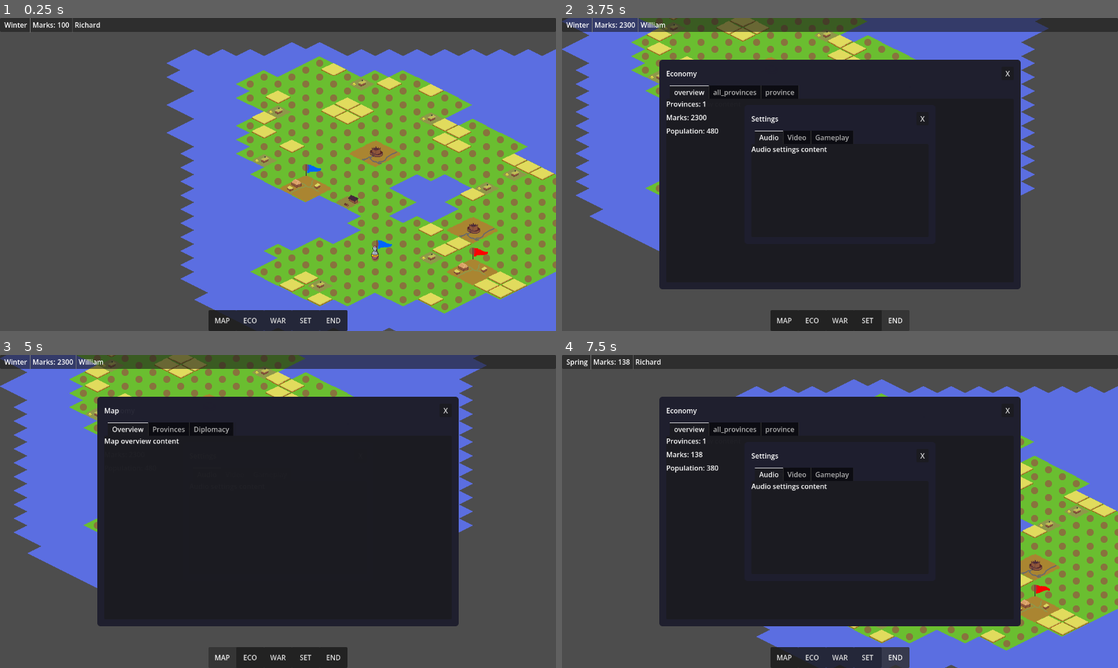
Above: before the commit, frames 1-4 (two rows, left to right).
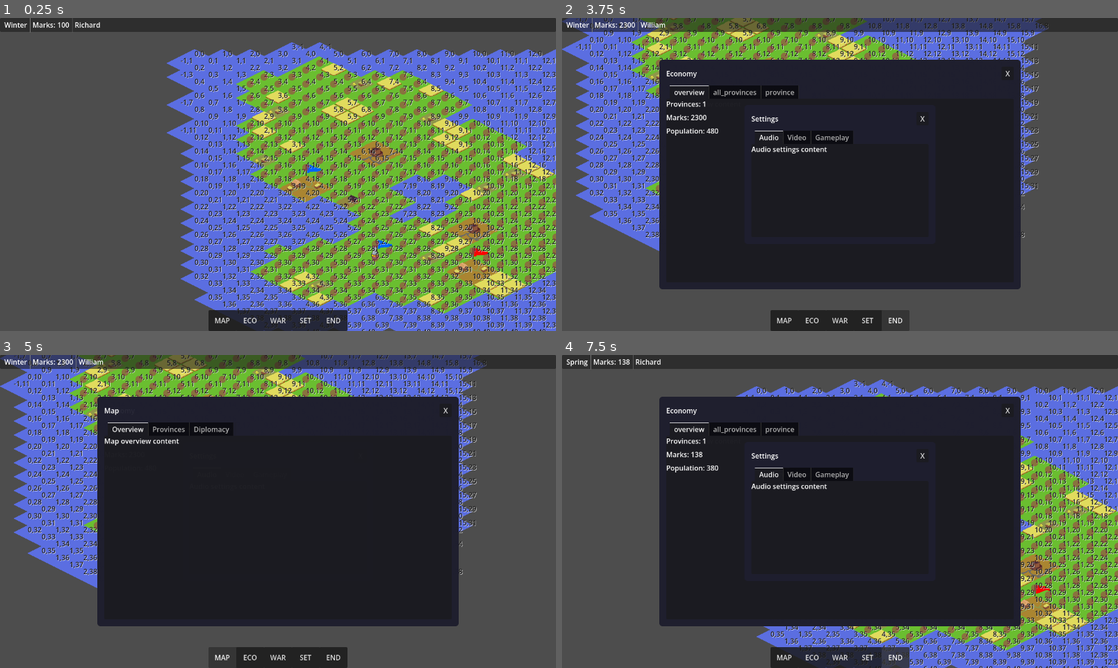
Above: after the commit, the same moments.

Repository: Charckle/strategemata_medieval
Game: Godot game, scene res://maps/overworld/test_maps/test_map_01/test_map_01.tscn
Same seed, same stepped clock (60 frames per second), same inputs: the game is played once before the commit and once after it. This scene is started directly instead of the project's main scene.
Inputs:
- Up to frame 1 (0.25 s): no input
- Up to frame 2 (3.75 s): click "MAP" at 0.5 s; click "ECO" at 1.25 s; click "WAR" at 2 s; click "SET" at 2.75 s; click "END" at 3.5 s
- Up to frame 3 (5 s): click "MAP" at 4.25 s
- Up to frame 4 (7.5 s): click "ECO" at 5 s; click "WAR" at 5.75 s; click "SET" at 6.5 s; click "END" at 7.25 s

The runs differ from the first frame. In frame 1, 15% of the frame differs, in the area x 32-100%, y 8-100%; in frame 2, 4.6%; in frame 3, 4.6%; in frame 4, 6.2%.

Commit message:
added moving armies

Diff:
--- a/maps/overworld/o_base_map/pathfinding.gd
+++ b/maps/overworld/o_base_map/pathfinding.gd
@@ -9,9 +9,12 @@
 var walkable_cells: Dictionary = {}
 var cell_to_point_id: Dictionary = {}
 var point_id_to_cell: Dictionary = {}
+var blocked_cell_to_object: Dictionary = {}   # Vector2i -> Node
+var object_to_footprint: Dictionary = {}      # Node -> Array[Vector2i]
 var map_layer: TileMapLayer
 var selected_army: Node2D = null
 var path_target_cell: Vector2i = Vector2i(0x7FFFFFFF, 0x7FFFFFFF)  # invalid sentinel
+var path_target_building: Node = null
 var current_path: Array[Vector2i] = []
 
 const ARMY_CENTER_OFFSET := Vector2(32, 16)
@@ -57,12 +60,18 @@
 			walkable_cells[cell] = true
 
 	# remove cells covered by objects (they return list of global tile-center positions)
+	blocked_cell_to_object.clear()
+	object_to_footprint.clear()
 	var blocked_objects: Array = base_map.get_objects_with_pathfinding_blocked_tiles()
 	for node in blocked_objects:
 		var positions: Array = node.get_pathfinding_blocked_tile_centers()
+		var footprint: Array[Vector2i] = []
 		for pos in positions:
 			var cell: Vector2i = map_layer.local_to_map(map_layer.to_local(pos))
 			walkable_cells.erase(cell)
+			blocked_cell_to_object[cell] = node
+			footprint.append(cell)
+		object_to_footprint[node] = footprint
 
 	var overlay = base_map.get_node_or_null("WalkableOverlay")
 	if overlay and overlay.has_method("refresh"):
@@ -98,6 +107,18 @@
 	return walkable_cells.has(cell)
 
 
+# walkable tiles that ring a building's footprint (its "approach"/entrance tiles)
+func get_approach_cells(node: Node) -> Array[Vector2i]:
+	var footprint: Array = object_to_footprint.get(node, [])
+	var result: Array[Vector2i] = []
+	for cell in footprint:
+		for dir in MOVE_DIRS:
+			var n: Vector2i = cell + dir
+			if walkable_cells.has(n) and not (n in footprint) and not (n in result):
+				result.append(n)
+	return result
+
+
 func _find_path_cells(from_cell: Vector2i, target_cell: Vector2i) -> Array[Vector2i]:
 	# check if its a building
 	# check if its an army
@@ -150,6 +171,7 @@
 	path_line.clear_points()
 	current_path.clear()
 	path_target_cell = Vector2i(0x7FFFFFFF, 0x7FFFFFFF)
+	path_target_building = null
 
 
 func _unhandled_input(event: InputEvent) -> void:
@@ -163,6 +185,13 @@
 		if event.button_index == MOUSE_BUTTON_LEFT and selected_army != null:
 			var cell := get_cell_at_mouse()
 			if not _is_walkable_cell(cell):
+				# clicking a building: target a tile next to it
+				var building = blocked_cell_to_object.get(cell, null)
+				if building != null:
+					if building == path_target_building and current_path.size() > 0:
+						execute_move()
+					else:
+						_try_show_path_to_building(building)
 				return
 			if cell == path_target_cell and current_path.size() > 0:
 				execute_move()
@@ -172,14 +201,34 @@
 
 func _try_show_path(target_cell: Vector2i) -> void:
 	var from_cell := get_army_cell(selected_army)
-	var path_ids: Array[Vector2i] = _find_path_cells(from_cell, target_cell)
-	current_path.clear()
-	for id in path_ids:
-		current_path.append(id)
-	if current_path.is_empty():
+	var path_cells: Array[Vector2i] = _find_path_cells(from_cell, target_cell)
+	if path_cells.is_empty():
 		clear_path_preview()
 		return
+	_render_path_preview(path_cells)
 	path_target_cell = target_cell
+
+
+func _try_show_path_to_building(building: Node) -> void:
+	var from_cell := get_army_cell(selected_army)
+	var best_path: Array[Vector2i] = []
+	for target_cell in get_approach_cells(building):
+		var path_cells: Array[Vector2i] = _find_path_cells(from_cell, target_cell)
+		if path_cells.is_empty():
+			continue
+		if best_path.is_empty() or path_cells.size() < best_path.size():
+			best_path = path_cells
+	if best_path.is_empty():
+		clear_path_preview()
+		return
+	_render_path_preview(best_path)
+	path_target_building = building
+
+
+func _render_path_preview(path_cells: Array[Vector2i]) -> void:
+	clear_path_preview()
+	for cell in path_cells:
+		current_path.append(cell)
 	path_line.clear_points()
 	for cell in current_path:
 		path_line.add_point(base_map.to_local(_get_cell_center_global(cell)))
--- a/maps/overworld/test_maps/test_map_01/test_map_01.tscn
+++ b/maps/overworld/test_maps/test_map_01/test_map_01.tscn
@@ -160,5 +160,8 @@
 [node name="ArmiyFigure" parent="armies" parent_id_path=PackedInt32Array(1470001019) index="0" unique_id=567632873 instance=ExtResource("8_pud0s")]
 position = Vector2(416, 464)
 
+[node name="TileCoordsDebug" parent="." index="4" unique_id=943890162]
+enabled = true
+
 [editable path="provinces/Province"]
 [editable path="provinces/Province2"]
